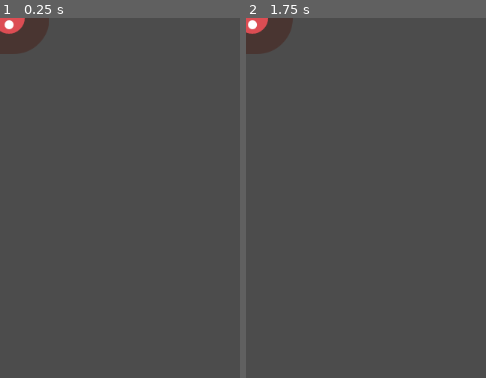
Above: before the commit, frames 1-2 (left to right).
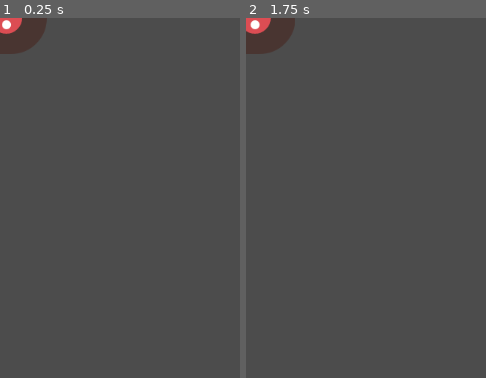
Above: after the commit, the same moments.

Repository: Taektiek/monsterrun
Game: Godot game, scene res://Mob.tscn
The game is run twice, just before and just after one commit, with the same random seed, the same clock (stepped at 60 frames per second) and the same inputs. The project has no main scene, so this scene is started directly.
Inputs:
- Up to frame 1 (0.25 s): no input
- Up to frame 2 (1.75 s): hold Right (ui_right) 0.53-1.28 s; tap Enter at 1.25 s; hold Down (ui_down) from 1.28 s (still down)
The pictures show only the part of the screen within x 0-50%, y 0-50%; the shares and areas given below are measured in that part.

The runs differ from the first frame. In frame 1, 0.2% of the frame differs, in the area x 0-21%, y 0-9%; in frame 2, 0.2%.
Error in both runs: Invalid get index 'size' (on base: 'PoolStringArray'). Did you mean '.size()' or funcref(obj, "size") ? (res://Mob.gd:11)

Commit message:
Added comments

Diff:
--- a/Main.gd
+++ b/Main.gd
@@ -19,17 +19,19 @@
 
 
 func _on_MobTimer_timeout():
+	# Choose a random location on Path2D.
 	$MobPath/MobSpawnLocation.offset = randi()
-
+	# Create a Mob instance and add it to the scene.
 	var mob = Mob.instance()
 	add_child(mob)
+	# Set the mob's direction perpendicular to the path direction.
 	var direction = $MobPath/MobSpawnLocation.rotation + PI / 2
-
+	# Set the mob's position to a random location.
 	mob.position = $MobPath/MobSpawnLocation.position
-
+	# Add some randomness to the direction.
 	direction += rand_range(-PI / 4, PI / 4)
 	mob.rotation = direction
-
+	# Set the velocity (speed & direction).
 	mob.linear_velocity = Vector2(rand_range(mob.min_speed, mob.max_speed), 0)
 	mob.linear_velocity = mob.linear_velocity.rotated(direction)
 
--- a/Mob.tscn
+++ b/Mob.tscn
@@ -42,6 +42,7 @@
 scale = Vector2( 0.75, 0.75 )
 frames = SubResource( 1 )
 animation = "walk"
+frame = 1
 playing = true
 
 [node name="CollisionShape2D" type="CollisionShape2D" parent="."]
